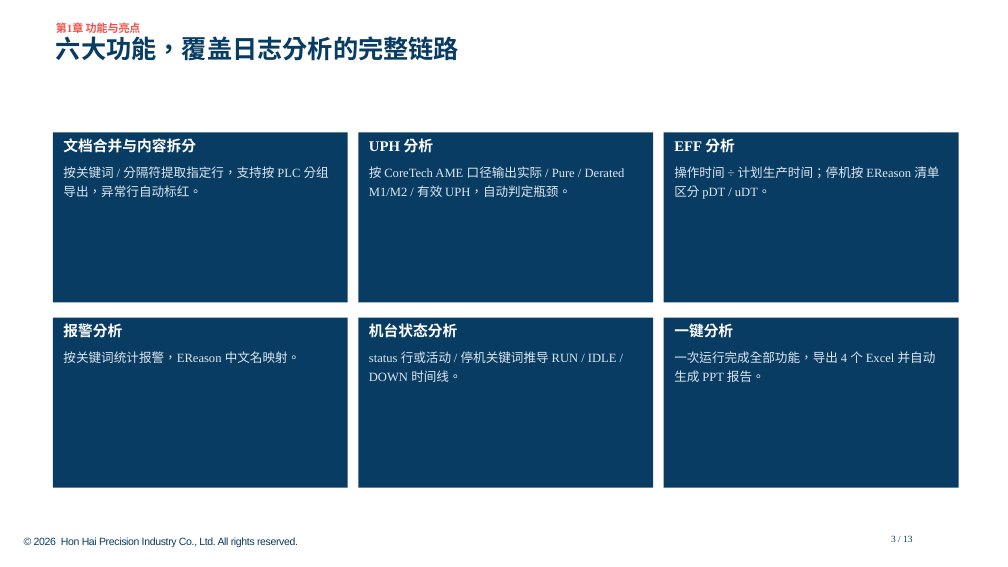
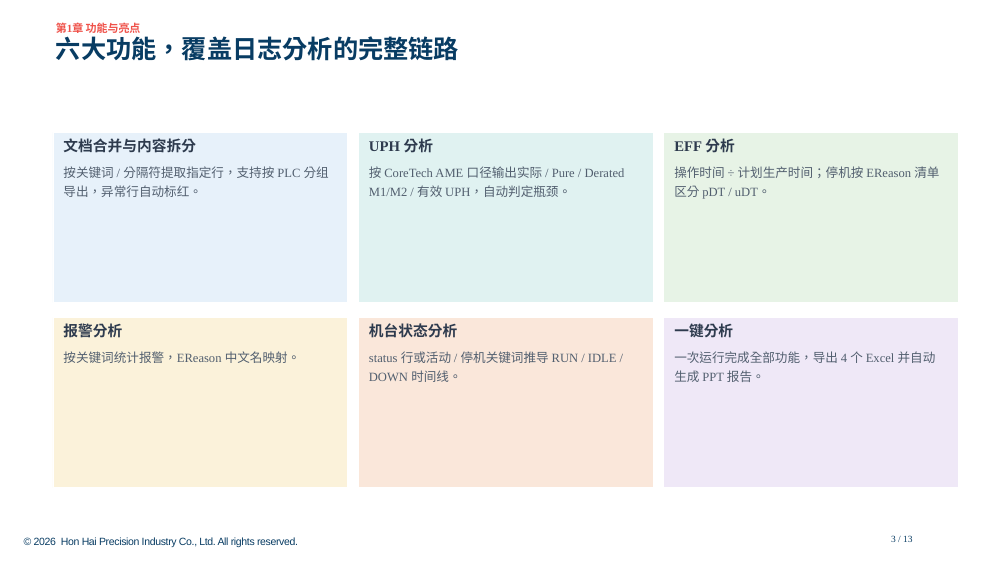
Before and after one commit to Longtianhong88888/MC_LogAnalysis, a slide deck: slide 3 of docs/usage_deck/final/机台log分析使用说明.pptx. Drawn at 1008x567 pixels with LibreOffice and Linux fonts; fonts in the diff are those of the drawing; background and template pictures are left out. Boxes give left, top, right and bottom in pixels: in the first picture for what was removed or moved away, otherwise in the second. Text is boxed around its words. In the diff, an @@ line names an element or a change of style, - is before the commit and + after.

Commit message:
docs: 使用说明PPT卡片改为浅色系多色+磨砂玻璃效果
- 每页卡片使用不同浅色（6色pastel色板：浅蓝/青/绿/黄/橙/紫），跨页错开起点避免同构
- 磨砂玻璃：填充透明度45% + 白色细描边 + 深灰蓝文字（半透明浅色块）
- 功能页6色、亮点页6色（错开）、EFF页3色、注意页4色
- 三质量门通过，final已更新

```diff
--- a/docs/usage_deck/final/机台log分析使用说明.pptx
+++ b/docs/usage_deck/final/机台log分析使用说明.pptx
@@ rectangle "文档合并与内容拆分" at (x1=53, y1=132, x2=348, y2=302): text colour #FFFFFF to #2E3B4E in "文档合并与内容拆分"; text colour #DDE6EF to #525F6F in "按关键词 / 分隔符提取指定行，支持按 PLC 分组导出，异常行自动标红。"; fill #083C63 to #E7F1FA; outline none to #FFFFFF 0.75 pt @@
@@ rectangle "UPH 分析" at (x1=358, y1=132, x2=653, y2=302): text colour #FFFFFF to #2E3B4E in "UPH 分析"; text colour #DDE6EF to #525F6F; fill #083C63 to #E0F2F1; outline none to #FFFFFF 0.75 pt @@
@@ rectangle "EFF 分析" at (x1=664, y1=132, x2=959, y2=302): text colour #FFFFFF to #2E3B4E in "EFF 分析"; text colour #DDE6EF to #525F6F in "操作时间 ÷ 计划生产时间；停机按 EReason 清单区分 pDT / ..."; fill #083C63 to #E7F3E6; outline none to #FFFFFF 0.75 pt @@
@@ rectangle "报警分析" at (x1=53, y1=318, x2=348, y2=488): text colour #FFFFFF to #2E3B4E in "报警分析"; text colour #DDE6EF to #525F6F in "按关键词统计报警，EReason 中文名映射。"; fill #083C63 to #FBF2DA; outline none to #FFFFFF 0.75 pt @@
@@ rectangle "机台状态分析" at (x1=358, y1=318, x2=653, y2=488): text colour #FFFFFF to #2E3B4E in "机台状态分析"; text colour #DDE6EF to #525F6F in "status 行或活动 / 停机关键词推导 RUN / IDLE ..."; fill #083C63 to #FAE7DA; outline none to #FFFFFF 0.75 pt @@
@@ rectangle "一键分析" at (x1=664, y1=318, x2=959, y2=488): text colour #FFFFFF to #2E3B4E in "一键分析"; text colour #DDE6EF to #525F6F in "一次运行完成全部功能，导出 4 个 Excel 并自动生成 PPT 报告。"; fill #083C63 to #EFE8F7; outline none to #FFFFFF 0.75 pt @@
```
Also in this commit, not shown: 3 other slides changed, 13 other files.
